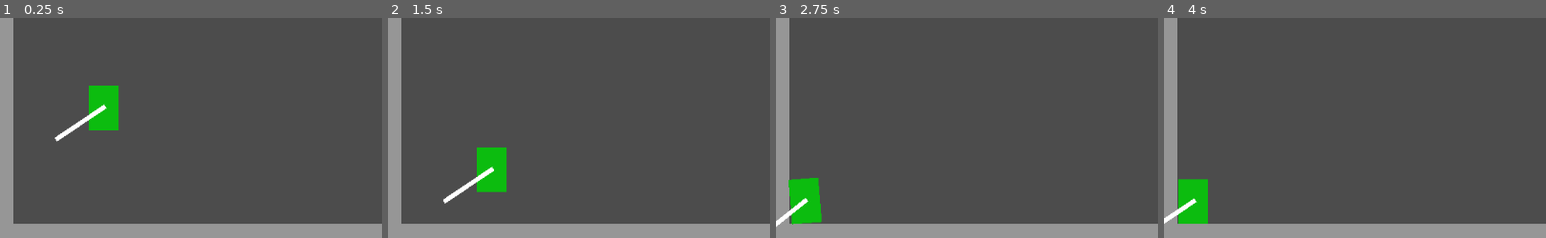
Above: before the commit, frames 1-4 (left to right).
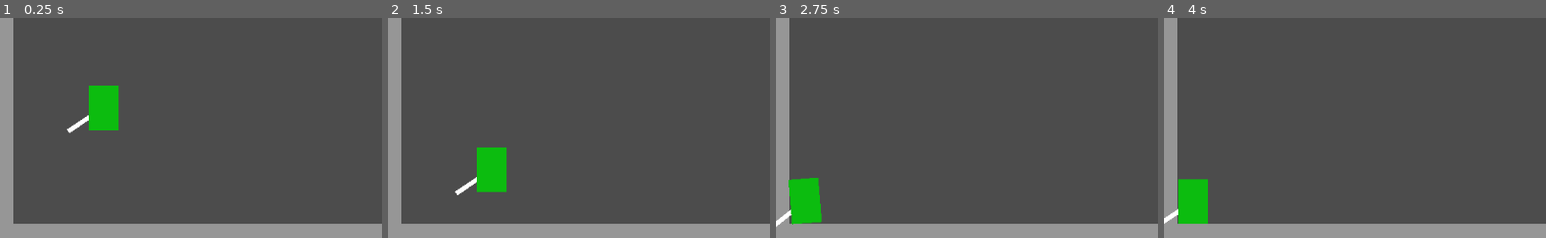
Above: after the commit, the same moments.

Repository: deengames/abu-hamid-x
Game: Godot game, scene res://prototype/Main.tscn
The game is run twice, just before and just after one commit, with the same random seed, the same clock (stepped at 60 frames per second) and the same inputs.
Inputs (mouse positions are % of the whole screen's width and height, from its top left):
- Up to frame 1 (0.25 s): no input
- Up to frame 2 (1.5 s): move the mouse to (45, 70) at 0.52 s; hold W (move_up) from 0.53 s (still down); click (45, 70) at 0.6 s; tap Space (jump) at 0.77 s; move the mouse to (80, 65) at 1.27 s; click (80, 65) at 1.35 s
- Up to frame 3 (2.75 s): tap Space (jump) at 1.52 s; move the mouse to (20, 34) at 2.02 s; release W (move_up) at 2.03 s; hold A (move_left) from 2.03 s (still down); tap Shift (toggle_jetpack) at 2.1 s; click (20, 34) at 2.3 s
- Up to frame 4 (4 s): tap Enter at 2.75 s; move the mouse to (55, 49) at 2.77 s; tap E at 2.85 s; tap Space (jump) at 3.02, 3.77 s; click (55, 49) at 3.05 s; move the mouse to (35, 24) at 3.52 s; release A (move_left) at 3.53 s; hold S (move_down) from 3.53 s (still down); click (35, 24) at 3.6 s
The pictures show only the part of the screen within x 0-50%, y 50-100%; the shares and areas given below are measured in that part.

The runs differ from the first frame. In frame 1, 0.2% of the frame differs, in the area x 14-28%, y 38-57%; in frame 2, 0.2%; in frame 3, 0.1%; in frame 4, 0.1%.

Commit message:
Slightly more natural sword controls

Diff:
--- a/prototype/Main.tscn
+++ b/prototype/Main.tscn
@@ -87,12 +87,7 @@
 [node name="Player" parent="." index="1" instance=ExtResource( 3 )]
 
 position = Vector2( 138.625, 415.875 )
-max_movement_speed = 800
-acceleration = 2000
-float_down_speed = 50
 
 [node name="Enemy" parent="." index="2" instance=ExtResource( 4 )]
 
 position = Vector2( 827.035, 418.062 )
-
-[connection signal="spawn_mouse_thing" from="Player" to="." method="_on_Player_spawn_mouse_thing"]
--- a/prototype/Player.gd
+++ b/prototype/Player.gd
@@ -6,29 +6,18 @@
 export (bool) var allow_jetpack = true
 
 
-signal spawn_mouse_thing(thing)
-
-
 var is_using_jetpack = false
-var attacking_mouse_pos = null
-var following_mouse = false
+var attacking = false
 var mouse_point_thing
-
-
-func _ready():
-	gravity_scale = 2
+onready var orig_sword_rotation = $Sword.rotation
 
 
 func _process(delta):
 	if Input.is_action_just_pressed('attack'):
-		attacking_mouse_pos = get_global_mouse_position()
-		mouse_point_thing = preload('res://prototype/MouseGripPoint.tscn').instance()
-		mouse_point_thing.position = attacking_mouse_pos
-		emit_signal('spawn_mouse_thing', mouse_point_thing)
+		attacking = true
 	if Input.is_action_just_released('attack'):
-		attacking_mouse_pos = null
-		following_mouse = false
-		mouse_point_thing.queue_free()
+		attacking = false
+		$Sword.rotation = orig_sword_rotation
 
 
 func _integrate_forces(state):
@@ -64,7 +53,5 @@
 
 
 func _input(ev):
-	if ev is InputEventMouseMotion and attacking_mouse_pos != null:
-		if attacking_mouse_pos.distance_to(ev.position) > 50 or following_mouse:
-			following_mouse = true
-			$Sword.rotation = attacking_mouse_pos.angle_to_point(ev.position) - PI/2
+	if ev is InputEventMouseMotion and attacking:
+		$Sword.rotation = position.angle_to_point(ev.position) - PI/2
--- a/prototype/Player.tscn
+++ b/prototype/Player.tscn
@@ -7,44 +7,6 @@
 
 custom_solver_bias = 0.0
 extents = Vector2( 20, 30 )
-
-[sub_resource type="Animation" id=3]
-
-resource_name = "Swing Sword Left"
-length = 0.2
-loop = false
-step = 0.05
-tracks/0/type = "value"
-tracks/0/path = NodePath("Sword:rotation_degrees")
-tracks/0/interp = 1
-tracks/0/loop_wrap = true
-tracks/0/imported = false
-tracks/0/enabled = true
-tracks/0/keys = {
-"times": PoolRealArray( 0, 0.2 ),
-"transitions": PoolRealArray( 1, 1 ),
-"update": 0,
-"values": [ -200.0, -30.0 ]
-}
-
-[sub_resource type="Animation" id=2]
-
-resource_name = "Swing Sword Left"
-length = 0.2
-loop = false
-step = 0.05
-tracks/0/type = "value"
-tracks/0/path = NodePath("Sword:rotation_degrees")
-tracks/0/interp = 1
-tracks/0/loop_wrap = true
-tracks/0/imported = false
-tracks/0/enabled = true
-tracks/0/keys = {
-"times": PoolRealArray( 0, 0.2 ),
-"transitions": PoolRealArray( 1, 1 ),
-"update": 0,
-"values": [ -128.0, -340.0 ]
-}
 
 [node name="Player" type="RigidBody2D" index="0"]
 
@@ -55,7 +17,7 @@
 mass = 1.0
 friction = 1.0
 bounce = 0.0
-gravity_scale = 1.0
+gravity_scale = 2.0
 custom_integrator = false
 continuous_cd = 0
 contacts_reported = 200
@@ -97,20 +59,10 @@
 
 [node name="Sword" parent="." index="2" instance=ExtResource( 2 )]
 
+show_behind_parent = true
 position = Vector2( 0, 0 )
 rotation = 4.11898
-_sections_unfolded = [ "Collision", "Transform" ]
-
-[node name="Anim" type="AnimationPlayer" parent="." index="3"]
-
-root_node = NodePath("..")
-autoplay = ""
-playback_process_mode = 1
-playback_default_blend_time = 0.0
-playback_speed = 1.0
-"anims/Swing Sword Left" = SubResource( 3 )
-"anims/Swing Sword Right" = SubResource( 2 )
-blend_times = [  ]
+_sections_unfolded = [ "Collision", "Visibility" ]
 
 [connection signal="body_entered" from="." to="." method="_on_Player_body_entered"]
 
--- a/prototype/Sword.tscn
+++ b/prototype/Sword.tscn
@@ -3,7 +3,7 @@
 [sub_resource type="RectangleShape2D" id=1]
 
 custom_solver_bias = 0.0
-extents = Vector2( 3, 40 )
+extents = Vector2( 3, 30 )
 
 [node name="Sword" type="KinematicBody2D"]
 
@@ -22,7 +22,7 @@
 anchor_right = 0.0
 anchor_bottom = 0.0
 margin_left = -3.0
-margin_top = -77.0
+margin_top = -57.0
 margin_right = 3.0
 margin_bottom = 3.0
 rect_pivot_offset = Vector2( 0, 0 )
@@ -36,6 +36,6 @@
 
 [node name="CollisionShape2D" type="CollisionShape2D" parent="." index="1"]
 
-position = Vector2( 0, -37 )
+position = Vector2( 0, -27 )
 shape = SubResource( 1 )
 _sections_unfolded = [ "Transform" ]
Not shown: 3 places in prototype/Main.tscn that only renumber resources
Not shown: 1 places in prototype/Player.tscn that only renumber resources
